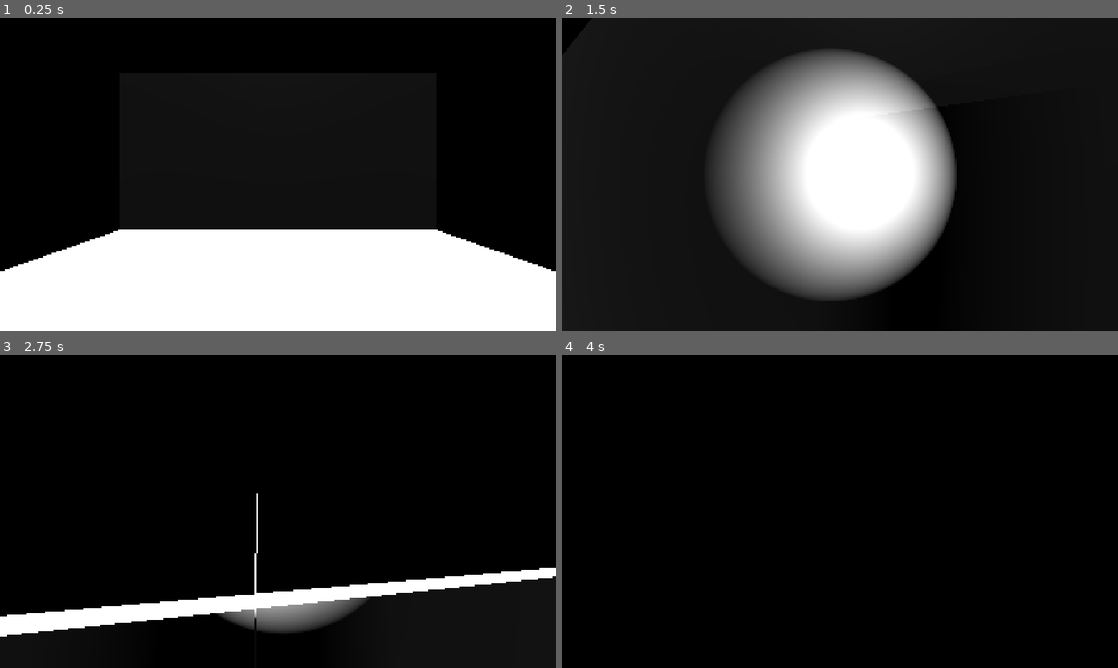
Above: before the commit, frames 1-4 (two rows, left to right).
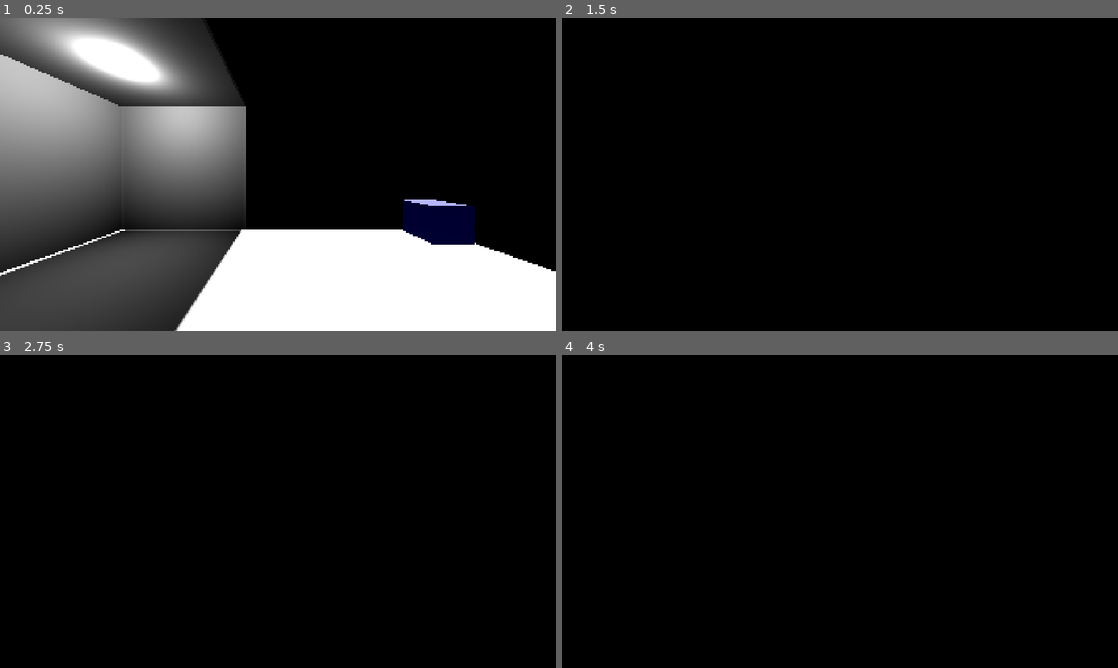
Above: after the commit, the same moments.

Repository: GeeTwentyFive/HnS
Game: Godot game, scene res://TEST.tscn
The game is run twice, just before and just after one commit, with the same random seed, the same clock (stepped at 60 frames per second) and the same inputs. Sound files missing from this copy of the repository are replaced by a short silence.
Inputs (mouse positions are in pixels of both pictures, inside the frame that each line leads up to):
- Up to frame 1 (0.25 s): no input
- Up to frame 2 (1.5 s): tap Enter at 0.5 s; move the mouse to (867, 174) at 0.52 s; hold W (Forward) from 0.53 s (still down); tap Space (Jump) at 0.6, 0.77, 1.07 s; move the mouse to (812, 174) at 1.27 s; right-click (812, 174) at 1.35 s
- Up to frame 3 (2.75 s): keep holding W (Forward); tap Space (Jump) at 1.52, 1.55, 1.82, 2.3 s; move the mouse to (289, 505) at 2.02 s; press the mouse at (289, 505) at 2.03 s
- Up to frame 4 (4 s): keep holding W (Forward); move the mouse to (834, 517) at 2.77 s; release the mouse at (834, 517) at 2.78 s; tap Shift (Slide) at 2.85 s; tap Space (Jump) at 3.02, 3.05, 3.32, 3.6, 3.77 s; move the mouse to (878, 514) at 3.52 s

The runs differ from the first frame. In frame 1, 41% of the frame differs, in the area x 0-86%, y 0-100%; in frame 2, 29%; in frame 3, 6.5%; in frame 4, nothing differs.

Commit message:
WIP: Walljump & jump sounds + map loader

Diff:
--- a/hide-and-schmove/TEST.tscn
+++ b/hide-and-schmove/TEST.tscn
@@ -1,20 +1,10 @@
-[gd_scene load_steps=6 format=3 uid="uid://bljleymm2agus"]
+[gd_scene load_steps=3 format=3 uid="uid://bljleymm2agus"]
 
 [ext_resource type="PackedScene" uid="uid://u5ynn5qp2oq2" path="res://Player.tscn" id="1_7vw07"]
-
-[sub_resource type="BoxShape3D" id="BoxShape3D_naebt"]
-size = Vector3(10, 0.1, 10)
-
-[sub_resource type="BoxMesh" id="BoxMesh_7vw07"]
-size = Vector3(10, 0.1, 10)
-
-[sub_resource type="BoxShape3D" id="BoxShape3D_7vw07"]
-size = Vector3(10, 10, 0.1)
-
-[sub_resource type="BoxMesh" id="BoxMesh_cd2k1"]
-size = Vector3(10, 10, 0.1)
+[ext_resource type="Script" uid="uid://cdtaj3vb76v6v" path="res://test.gd" id="1_cd2k1"]
 
 [node name="Test" type="Node"]
+script = ExtResource("1_cd2k1")
 
 [node name="Sun" type="Node3D" parent="."]
 
@@ -45,23 +35,6 @@
 shadow_enabled = true
 sky_mode = 1
 
-[node name="StaticBody3D" type="StaticBody3D" parent="."]
-
-[node name="CollisionShape3D" type="CollisionShape3D" parent="StaticBody3D"]
-shape = SubResource("BoxShape3D_naebt")
-
-[node name="MeshInstance3D" type="MeshInstance3D" parent="StaticBody3D/CollisionShape3D"]
-mesh = SubResource("BoxMesh_7vw07")
-
-[node name="StaticBody3D2" type="StaticBody3D" parent="."]
-transform = Transform3D(1, 0, 0, 0, 1, 0, 0, 0, 1, 0, 0, -5)
-
-[node name="CollisionShape3D" type="CollisionShape3D" parent="StaticBody3D2"]
-shape = SubResource("BoxShape3D_7vw07")
-
-[node name="MeshInstance3D" type="MeshInstance3D" parent="StaticBody3D2/CollisionShape3D"]
-mesh = SubResource("BoxMesh_cd2k1")
-
 [node name="Player" parent="." instance=ExtResource("1_7vw07")]
 transform = Transform3D(1, 0, 0, 0, 1, 0, 0, 0, 1, 0, 0.1, 0)
 is_local_player = true
--- /dev/null
+++ b/hide-and-schmove/TEST_MAP.json
@@ -0,0 +1,210 @@
+[
+	{
+		"data": {
+			"Color A": 1.0,
+			"Color B": 0.5,
+			"Color G": 0.5,
+			"Color R": 0.5
+		},
+		"position_x": 0.0,
+		"position_y": 0.0,
+		"position_z": 0.0,
+		"rotation_x": 0.0,
+		"rotation_y": 0.0,
+		"rotation_z": 0.0,
+		"scale_x": 10.0,
+		"scale_y": 0.100000001490116,
+		"scale_z": 10.0,
+		"type": "Box.gd"
+	},
+	{
+		"data": {
+			"Color A": 1.0,
+			"Color B": 1.0,
+			"Color G": 0.0,
+			"Color R": 0.0
+		},
+		"position_x": 4.40000009536743,
+		"position_y": 0.5,
+		"position_z": -4.40000009536743,
+		"rotation_x": 0.0,
+		"rotation_y": 0.0,
+		"rotation_z": 0.0,
+		"scale_x": 1.0,
+		"scale_y": 1.0,
+		"scale_z": 1.0,
+		"type": "Box.gd"
+	},
+	{
+		"data": {
+			"Color A": 1.0,
+			"Color B": 0.0,
+			"Color G": 0.0,
+			"Color R": 1.0
+		},
+		"position_x": -4.40000009536743,
+		"position_y": 0.5,
+		"position_z": 4.40000009536743,
+		"rotation_x": 0.0,
+		"rotation_y": 0.0,
+		"rotation_z": 0.0,
+		"scale_x": 1.0,
+		"scale_y": 1.0,
+		"scale_z": 1.0,
+		"type": "Box.gd"
+	},
+	{
+		"data": {
+			"Color A": 1.0,
+			"Color B": 0.5,
+			"Color G": 0.5,
+			"Color R": 0.5
+		},
+		"position_x": 3.0,
+		"position_y": 2.0,
+		"position_z": 5.0,
+		"rotation_x": 0.0,
+		"rotation_y": 0.0,
+		"rotation_z": 0.0,
+		"scale_x": 4.0,
+		"scale_y": 4.0,
+		"scale_z": 0.100000001490116,
+		"type": "Box.gd"
+	},
+	{
+		"data": {
+			"Color A": 1.0,
+			"Color B": 0.5,
+			"Color G": 0.5,
+			"Color R": 0.5
+		},
+		"position_x": 5.0,
+		"position_y": 2.0,
+		"position_z": 3.0,
+		"rotation_x": 0.0,
+		"rotation_y": 0.0,
+		"rotation_z": 0.0,
+		"scale_x": 0.100000001490116,
+		"scale_y": 4.0,
+		"scale_z": 4.0,
+		"type": "Box.gd"
+	},
+	{
+		"data": {
+			"Color A": 1.0,
+			"Color B": 0.5,
+			"Color G": 0.5,
+			"Color R": 0.5
+		},
+		"position_x": 3.0,
+		"position_y": 4.0,
+		"position_z": 3.0,
+		"rotation_x": 0.0,
+		"rotation_y": 0.0,
+		"rotation_z": 0.0,
+		"scale_x": 3.90000009536743,
+		"scale_y": 0.100000001490116,
+		"scale_z": 3.90000009536743,
+		"type": "Box.gd"
+	},
+	{
+		"data": {
+			"Color A": 1.0,
+			"Color B": 0.5,
+			"Color G": 0.5,
+			"Color R": 0.5
+		},
+		"position_x": -5.0,
+		"position_y": 2.0,
+		"position_z": -3.0,
+		"rotation_x": 0.0,
+		"rotation_y": 0.0,
+		"rotation_z": 0.0,
+		"scale_x": 0.100000001490116,
+		"scale_y": 4.0,
+		"scale_z": 4.0,
+		"type": "Box.gd"
+	},
+	{
+		"data": {
+			"Color A": 1.0,
+			"Color B": 0.5,
+			"Color G": 0.5,
+			"Color R": 0.5
+		},
+		"position_x": -3.0,
+		"position_y": 2.0,
+		"position_z": -5.0,
+		"rotation_x": 0.0,
+		"rotation_y": 0.0,
+		"rotation_z": 0.0,
+		"scale_x": 4.0,
+		"scale_y": 4.0,
+		"scale_z": 0.100000001490116,
+		"type": "Box.gd"
+	},
+	{
+		"data": {
+			"Color A": 1.0,
+			"Color B": 0.5,
+			"Color G": 0.5,
+			"Color R": 0.5
+		},
+		"position_x": -3.0,
+		"position_y": 4.0,
+		"position_z": -3.0,
+		"rotation_x": 0.0,
+		"rotation_y": 0.0,
+		"rotation_z": 0.0,
+		"scale_x": 3.90000009536743,
+		"scale_y": 0.100000001490116,
+		"scale_z": 3.90000009536743,
+		"type": "Box.gd"
+	},
+	{
+		"data": {
+			"Brightness": 10.0,
+			"Range": 5.0
+		},
+		"position_x": -3.0,
+		"position_y": 3.90000009536743,
+		"position_z": -3.0,
+		"rotation_x": 0.0,
+		"rotation_y": 0.0,
+		"rotation_z": 0.0,
+		"scale_x": 1.0,
+		"scale_y": 1.0,
+		"scale_z": 1.0,
+		"type": "Light.gd"
+	},
+	{
+		"data": {
+
+		},
+		"position_x": -4.40000009536743,
+		"position_y": 1.0,
+		"position_z": 4.40000009536743,
+		"rotation_x": 0.0,
+		"rotation_y": 0.0,
+		"rotation_z": 0.0,
+		"scale_x": 1.0,
+		"scale_y": 1.0,
+		"scale_z": 1.0,
+		"type": "Spawn_Seeker.gd"
+	},
+	{
+		"data": {
+
+		},
+		"position_x": 4.40000009536743,
+		"position_y": 1.0,
+		"position_z": -4.40000009536743,
+		"rotation_x": 0.0,
+		"rotation_y": 0.0,
+		"rotation_z": 0.0,
+		"scale_x": 1.0,
+		"scale_y": 1.0,
+		"scale_z": 1.0,
+		"type": "Spawn_Hider.gd"
+	}
+]
--- a/hide-and-schmove/player.gd
+++ b/hide-and-schmove/player.gd
@@ -6,6 +6,7 @@
 const WALK_SPEED = RUN_SPEED / 2
 const JUMP_IMPULSE = 6.0
 const LOCAL_PLAYER_BODY_TRANSPARENCY = 0.1
+const WALLJUMP_SOUND_PITCH_SCALE = 1.1
 const HOOK_POINT_SOUND = preload("res://Audio/impactSoft_heavy_000.ogg")
 
 
@@ -24,6 +25,7 @@
 var yaw := 0.0
 var pitch := 0.0
 var jumped := false
+var walljumped := false
 var slide_sound_playing := false
 var hooked := false
 var hook_point := Vector3.ZERO
@@ -63,12 +65,19 @@
 
 
 var last_jumped := jumped
+var last_walljumped := walljumped
 @onready var hook_material = StandardMaterial3D.new()
 var last_hooked := hooked
 func _physics_process(_delta: float) -> void:
 	if jumped and not last_jumped:
+		%Jump_Sound.pitch_scale = 1.0
 		%Jump_Sound.play()
 	last_jumped = jumped
+
+	if walljumped and not last_walljumped:
+		%Jump_Sound.pitch_scale = WALLJUMP_SOUND_PITCH_SCALE
+		%Jump_Sound.play()
+	last_walljumped = walljumped
 
 	if slide_sound_playing:
 		if not %Slide_Sound.playing:
@@ -131,6 +140,7 @@
 		)
 
 	jumped = false
+	walljumped = false
 	if Input.is_action_just_pressed("Jump"):
 		if is_on_ground:
 			if linear_velocity.y < 0.0:
@@ -140,9 +150,10 @@
 
 		elif is_at_wall:
 			apply_central_impulse(
-				Vector3(movement_direction.x, JUMP_IMPULSE, movement_direction.y)
+				Vector3(movement_direction.x, 1.0, movement_direction.y) *
+				JUMP_IMPULSE
 			)
-			jumped = true
+			walljumped = true
 
 	if Input.is_action_pressed("Slide"):
 		physics_material_override.friction = 0.0
--- /dev/null
+++ b/hide-and-schmove/test.gd
@@ -0,0 +1,55 @@
+extends Node
+
+
+func _ready() -> void:
+	var map_json = JSON.parse_string(FileAccess.get_file_as_string("TEST_MAP.json"))
+	if map_json == null:
+		print("ERROR: Failed to load map")
+		return
+	for map_object in map_json:
+		match map_object["type"]:
+			"Box.gd":
+				var box_mesh := MeshInstance3D.new()
+				box_mesh.mesh = BoxMesh.new()
+				box_mesh.mesh.size.x = map_object["scale_x"]
+				box_mesh.mesh.size.y = map_object["scale_y"]
+				box_mesh.mesh.size.z = map_object["scale_z"]
+				var material := StandardMaterial3D.new()
+				material.transparency = BaseMaterial3D.TRANSPARENCY_ALPHA_DEPTH_PRE_PASS
+				material.albedo_color.r = map_object["data"]["Color R"]
+				material.albedo_color.g = map_object["data"]["Color G"]
+				material.albedo_color.b = map_object["data"]["Color B"]
+				material.albedo_color.a = map_object["data"]["Color A"]
+				box_mesh.set_surface_override_material(0, material)
+				var collision_shape := CollisionShape3D.new()
+				collision_shape.shape = BoxShape3D.new()
+				collision_shape.shape.size.x = map_object["scale_x"]
+				collision_shape.shape.size.y = map_object["scale_y"]
+				collision_shape.shape.size.z = map_object["scale_z"]
+				var box := StaticBody3D.new()
+				box.add_child(collision_shape)
+				box.add_child(box_mesh)
+				box.position.x = map_object["position_x"]
+				box.position.y = map_object["position_y"]
+				box.position.z = map_object["position_z"]
+				box.rotation.x = map_object["rotation_x"]
+				box.rotation.y = map_object["rotation_y"]
+				box.rotation.z = map_object["rotation_z"]
+				add_child(box)
+
+			"Light.gd":
+				var light := OmniLight3D.new()
+				light.omni_attenuation = 2.0
+				light.shadow_enabled = true
+				light.light_energy = map_object["data"]["Brightness"]
+				light.omni_range = map_object["data"]["Range"]
+				light.position.x = map_object["position_x"]
+				light.position.y = map_object["position_y"]
+				light.position.z = map_object["position_z"]
+				add_child(light)
+
+			"Spawn_Hider.gd":
+				pass # TODO
+
+			"Spawn_Seeker.gd":
+				pass # TODO
Not shown, added: hide-and-schmove/test.gd.uid
